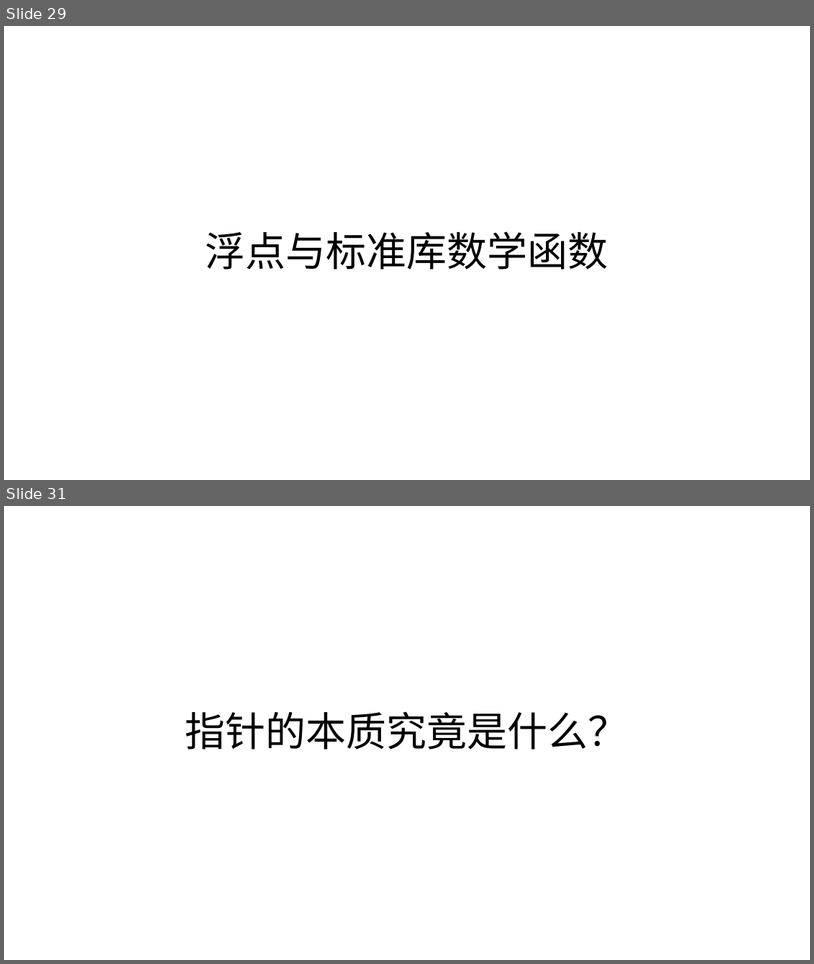
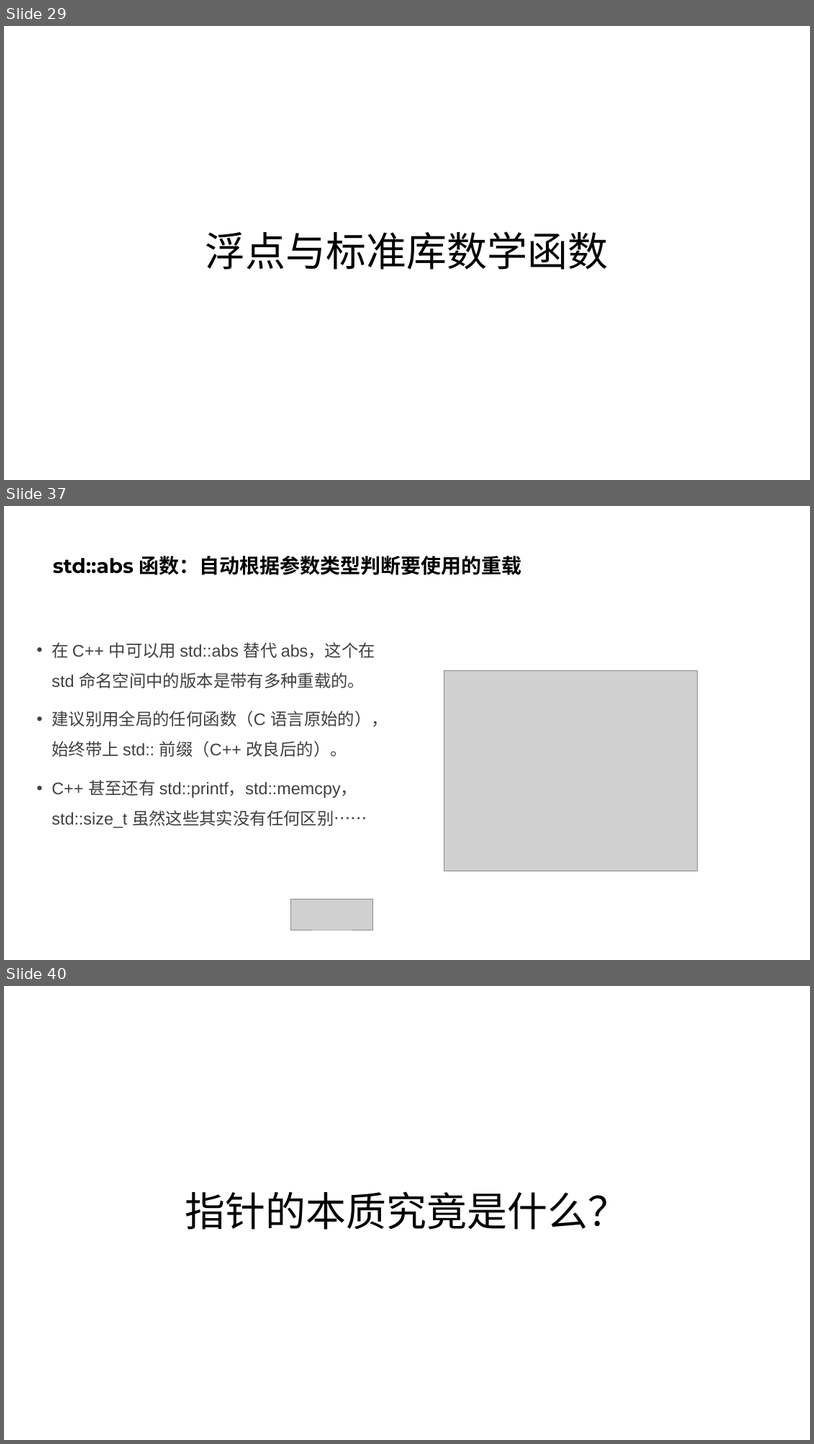
Before and after one commit to parallel101/course, a slide deck: 12/slides.pptx. Shown one above the other, each under a label of ours: slides 29 and 31 before the commit, slides 29, 37 and 40 after it; the slides between them are not shown. The pictures are 814x964 and 814x1444 pixels, drawn with LibreOffice and Linux fonts; fonts in the diff are those of the drawing; grey boxes stand for pictures. Boxes give left, top, right and bottom in pixels: in the first picture for what was removed or moved away, otherwise in the second. Text is boxed around its words. In the diff, an @@ line names an element or a change of style, - is before the commit and + after.

```diff
--- a/12/slides.pptx
+++ b/12/slides.pptx
@@ slide 37 added at (x1=4, y1=506, x2=810, y2=960), background #FFFFFF @@
@@ title added at (x1=53, y1=556, x2=522, y2=575), 24 pt, text #000000, bold @@
+std::abs 函数：自动根据参数类型判断要使用的重载
@@ text added at (x1=52, y1=642, x2=388, y2=828), 20 pt, text #404040 @@
+• 在 C++ 中可以用 std::abs 替代 abs，这个在 std 命名空间中的版本是带有多种重载的。
+• 建议别用全局的任何函数（C 语言原始的），始终带上 std:: 前缀（C++ 改良后的）。
+• C++ 甚至还有 std::printf，std::memcpy，std::size_t 虽然这些其实没有任何区别……
@@ picture added at (x1=445, y1=671, x2=697, y2=871) @@
@@ picture added at (x1=291, y1=898, x2=373, y2=929) @@
@@ what was slide 31 is now slide 40 @@
```
Also in this commit, not shown: 1 slide changed, 9 other slides added, 1 slide removed, 16 other files.
